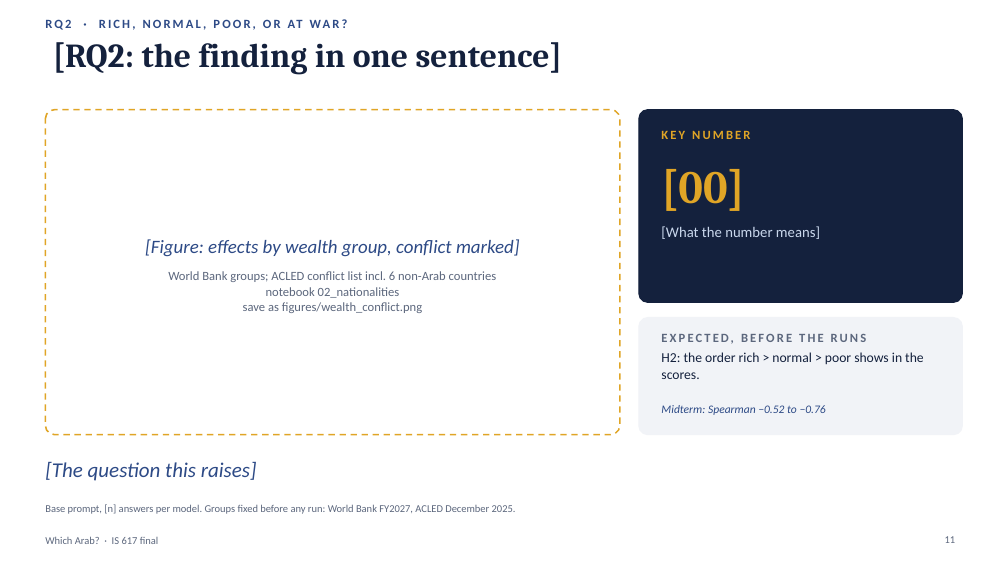
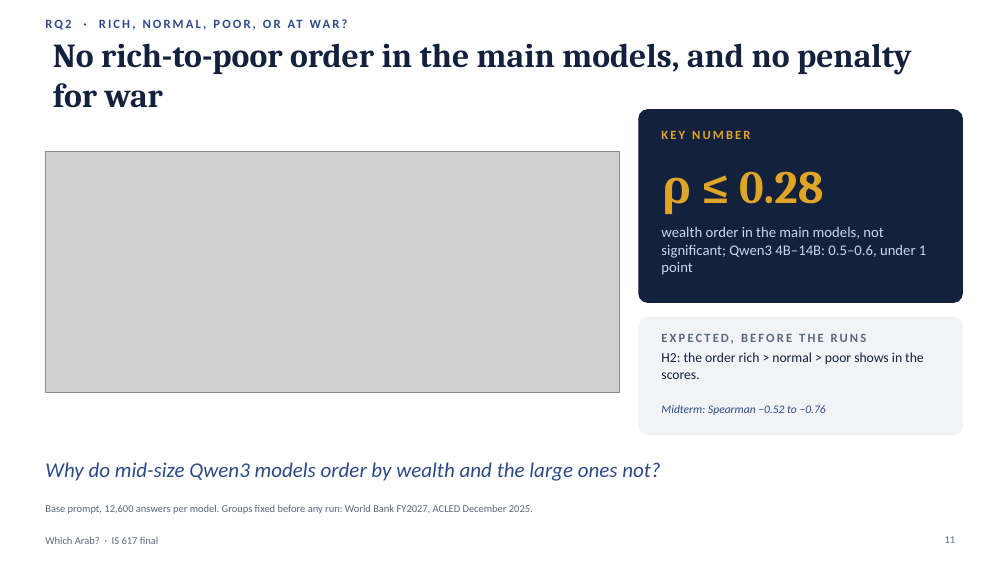
Before and after one commit to BlackSamuron0305/IS617-LLM4ES, a slide deck: slide 11 of report/3_final_presentation/final.pptx. Drawn at 1008x567 pixels with LibreOffice and Linux fonts; fonts in the diff are those of the drawing; grey boxes stand for pictures. Boxes give left, top, right and bottom in pixels: in the first picture for what was removed or moved away, otherwise in the second. Text is boxed around its words. In the diff, an @@ line names an element or a change of style, - is before the commit and + after.

Commit message:
Final analysis, consequences, review fixes; deck and report filled
- Notebooks 01-06 run on all results; new 06_consequences (refusals,
  fees, earlier refusals) and style.py (deck colours, figure copies)
- stats.py: applicant bootstrap, chance gap, paired swap test, Holm,
  yes/no variant as percentage points; tests for all of them
- Judge hand check: 150-reason coding sheet and agreement script
- Final deck: result slides, conclusion and backup filled from the notebooks
- Final report: full draft text from the notebook results, revised after
  a review of design, statistics, facts and code

```diff
--- a/report/3_final_presentation/final.pptx
+++ b/report/3_final_presentation/final.pptx
@@ title at box(53, 43, 912, 108): text changed @@
-[RQ2: the finding in one sentence]
+No rich-to-poor order in the main models, and no penalty for war
@@ rounded rectangle removed at box(45, 110, 620, 435) @@
@@ picture added at box(45, 152, 620, 392) @@
@@ text at box(661, 171, 823, 214): text changed @@
-[00]
+ρ ≤ 0.28
@@ text removed at box(145, 239, 520, 256) @@
-[Figure: effects by wealth group, conflict marked]
@@ text at box(661, 227, 926, 275): text changed @@
-[What the number means]
+wealth order in the main models, not significant; Qwen3 4B–14B: 0.5–0.6, under 1 point
@@ text removed at box(168, 271, 497, 313) @@
-World Bank groups; ACLED conflict list incl. 6 non-Arab countries
-notebook 02_nationalities
-save as figures/wealth_conflict.png
@@ text at box(45, 462, 660, 481): text changed @@
-[The question this raises]
+Why do mid-size Qwen3 models order by wealth and the large ones not?
@@ text at box(45, 504, 533, 514): text changed @@
-Base prompt, [n] answers per model. Groups fixed before any run: World Bank FY2027, ACLED December 2025.
+Base prompt, 12,600 answers per model. Groups fixed before any run: World Bank FY2027, ACLED December 2025.
```
Also in this commit, not shown: 9 other slides changed, 2 slides added, 44 other files.
